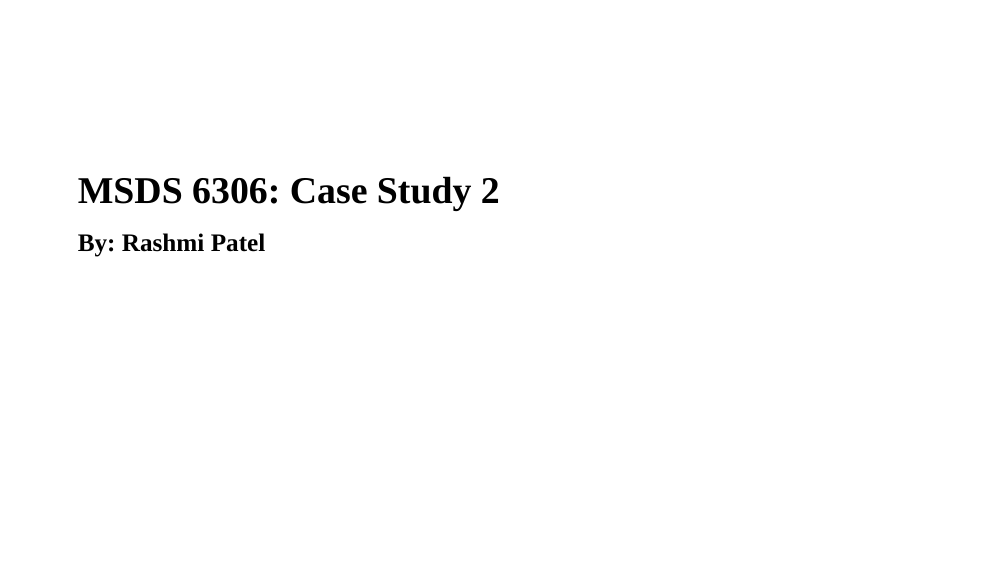
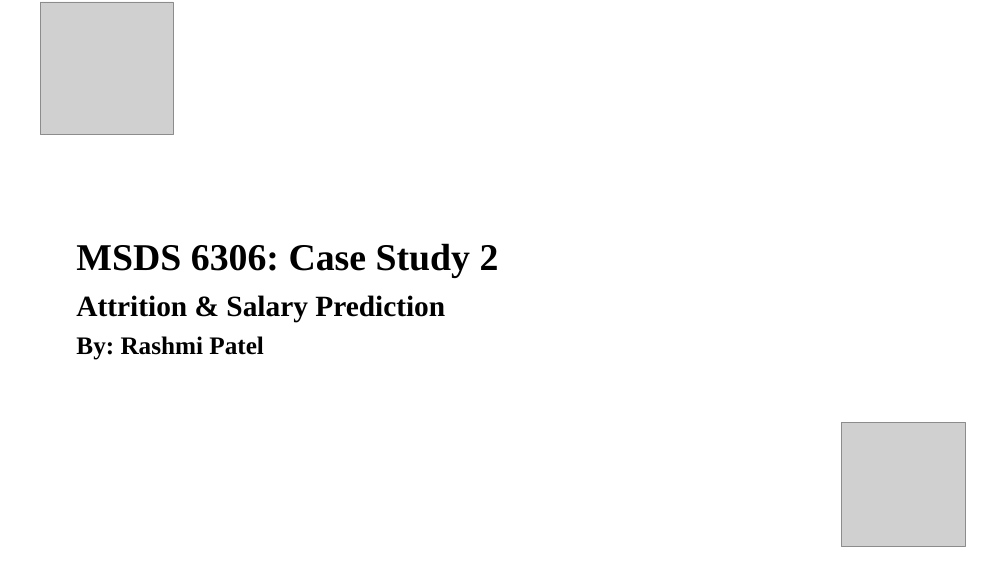
Before and after one commit to RashmiAPatel19/SMU_MSDS_6306_CaseStudy2_Spring2021, a slide deck: slide 1 of RashmiPatelCaseStudy2.pptx. Drawn at 1008x567 pixels with LibreOffice and Linux fonts; fonts in the diff are those of the drawing; grey boxes stand for pictures; background and template pictures are left out. Boxes give left, top, right and bottom in pixels: in the first picture for what was removed or moved away, otherwise in the second. Text is boxed around its words. In the diff, an @@ line names an element or a change of style, - is before the commit and + after.

```diff
--- a/RashmiPatelCaseStudy2.pptx
+++ b/RashmiPatelCaseStudy2.pptx
@@ picture added at [40,2,173,135] @@
@@ title "MSDS 6306: Case Study 2": place and size @@
-title "MSDS 6306: Case Study 2" at [78,176,500,210]
+title "MSDS 6306: Case Study 2" at [76,243,499,278]
@@ subtitle "Attrition & Salary Prediction": place and size @@
-subtitle "Attrition & Salary Prediction" at [78,233,266,257]
+subtitle "Attrition & Salary Prediction" at [76,295,445,360]
@@ subtitle at [76,295,445,322]: paragraph added @@
+Attrition & Salary Prediction
@@ picture added at [842,423,966,547] @@
```
Also in this commit, not shown: 2 other slides changed, 22 slides added.
